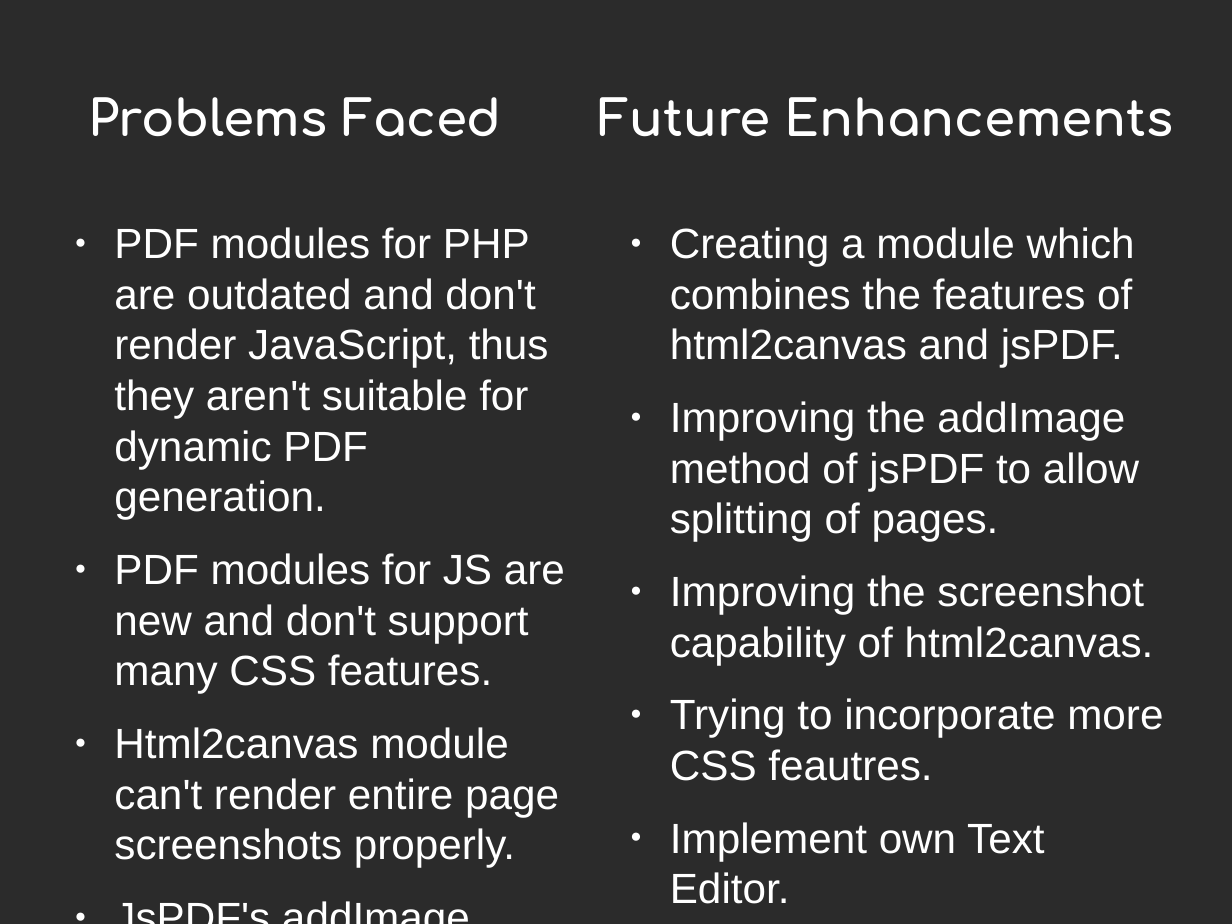
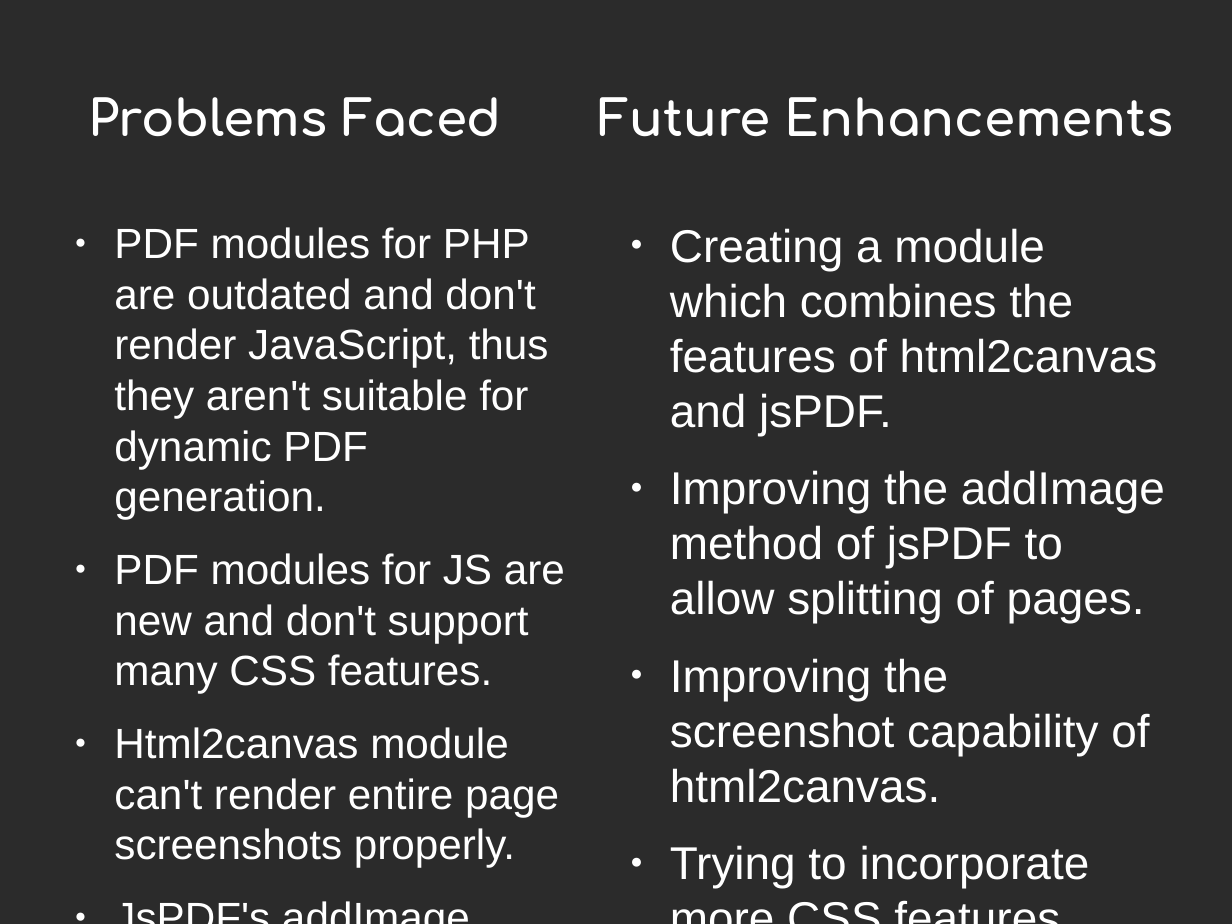
Before and after one commit to Rahul-RB/Build-My-Resume, a slide deck: slide 6 of PPT1.odp. Drawn at 1232x924 pixels with LibreOffice and Linux fonts; fonts in the diff are those of the drawing; background and template pictures are left out; a plain dark background stands for a picture behind light text. Boxes give left, top, right and bottom in pixels: in the first picture for what was removed or moved away, otherwise in the second. Text is boxed around its words. In the diff, an @@ line names an element or a change of style, - is before the commit and + after.

```diff
--- a/PPT1.odp
+++ b/PPT1.odp
@@ text at (670,228,1165,803): size 27.2 to 29.6 pt in "Creating a module which combines the features ...", "Improving the addImage method of jsPDF to ...", "Improving the screenshot capability of html2canvas." @@
@@ text at (670,845,1090,888): text changed; size 27.2 to 29.6 pt @@
-● Trying to incorporate more CSS feautres.
-● Implement own Text Editor.
+● Trying to incorporate more CSS features.
```
Also in this commit, not shown: 1 other slide changed, 3 other files.
